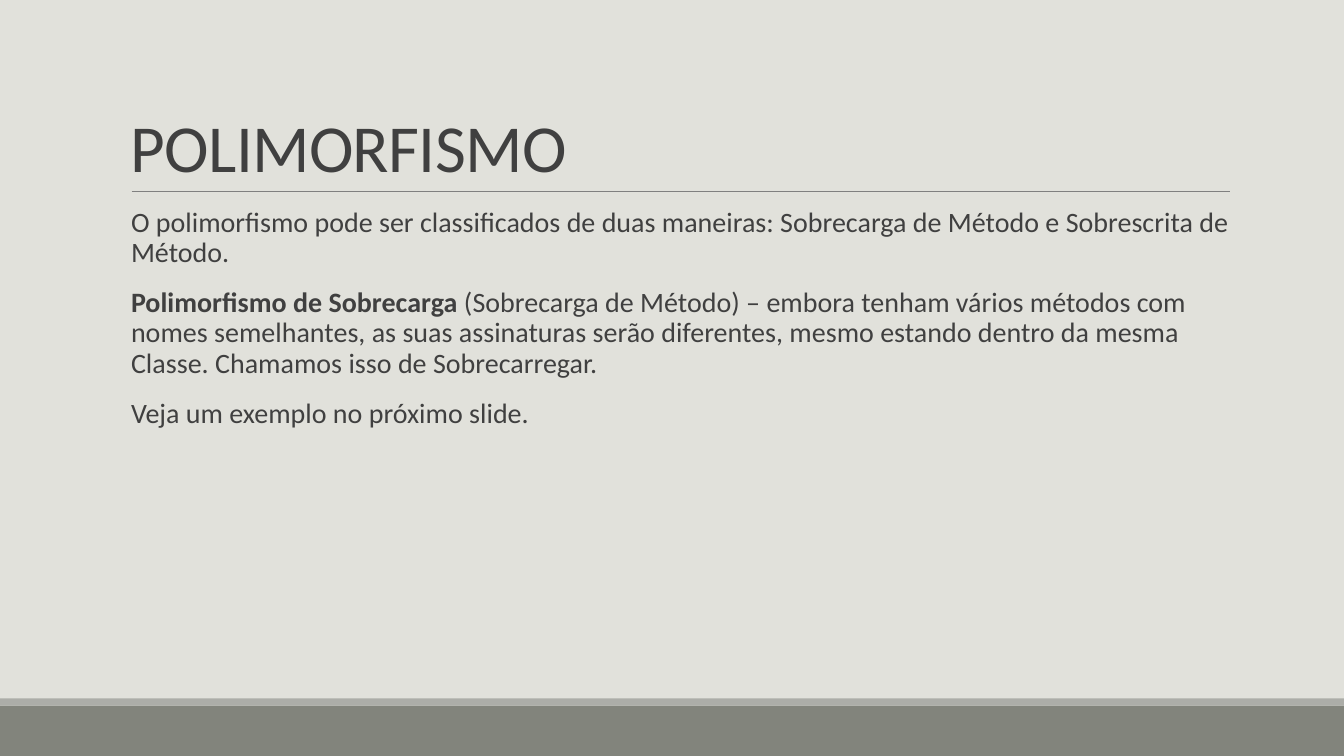
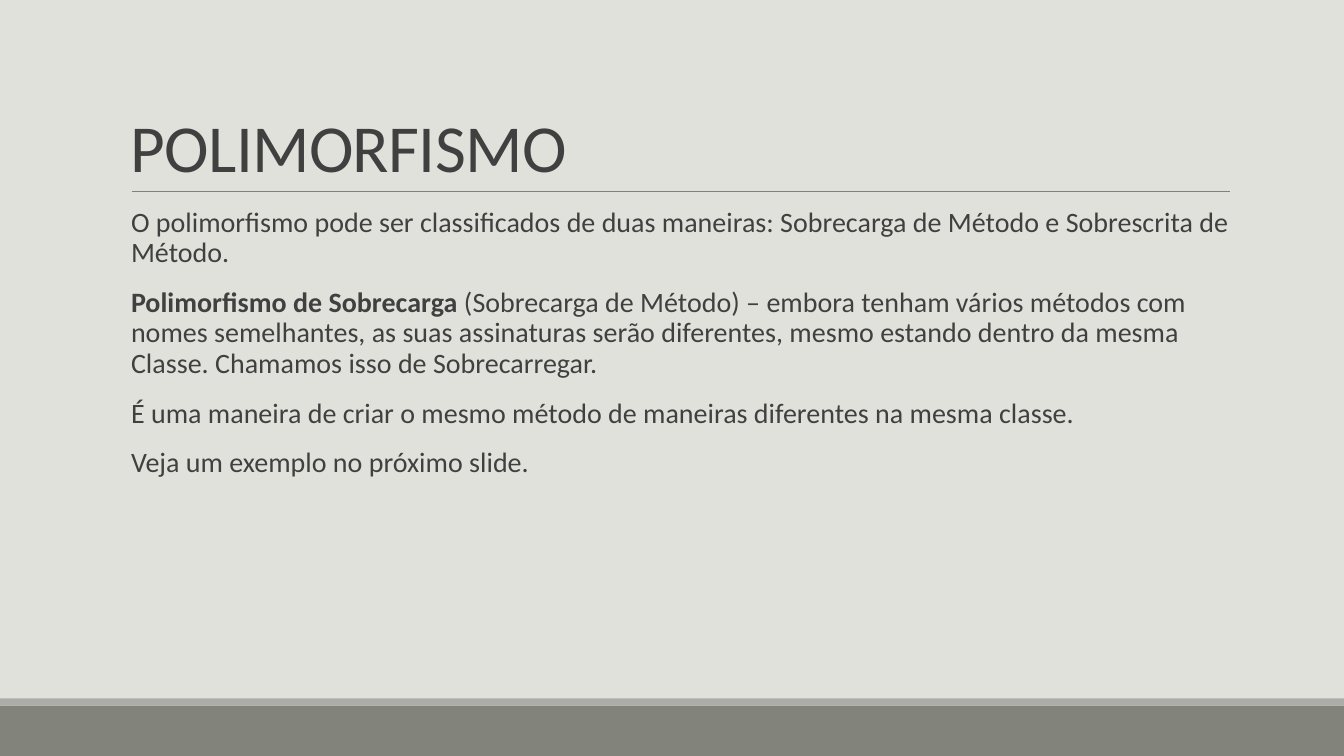
Before and after one commit to LucasHerculanoAmaro/Minhas-Aulas, a slide deck: slide 27 of Euripedes Simões de Paula/Java/Programação Orientada a Objetos 2/Programação Orientada a Objetos 2.pptx. Drawn at 1344x756 pixels with LibreOffice and Linux fonts; fonts in the diff are those of the drawing. Boxes give left, top, right and bottom in pixels: in the first picture for what was removed or moved away, otherwise in the second. Text is boxed around its words. In the diff, an @@ line names an element or a change of style, - is before the commit and + after.

```diff
--- a/Euripedes Simões de Paula/Java/Programação Orientada a Objetos 2/Programação Orientada a Objetos 2.pptx
+++ b/Euripedes Simões de Paula/Java/Programação Orientada a Objetos 2/Programação Orientada a Objetos 2.pptx
@@ text at [131,399,1074,423]: paragraph added @@
+  É uma maneira de criar o mesmo método de maneiras diferentes na mesma classe.
```
Also in this commit, not shown: 3 other slides changed, 6 slides added.
